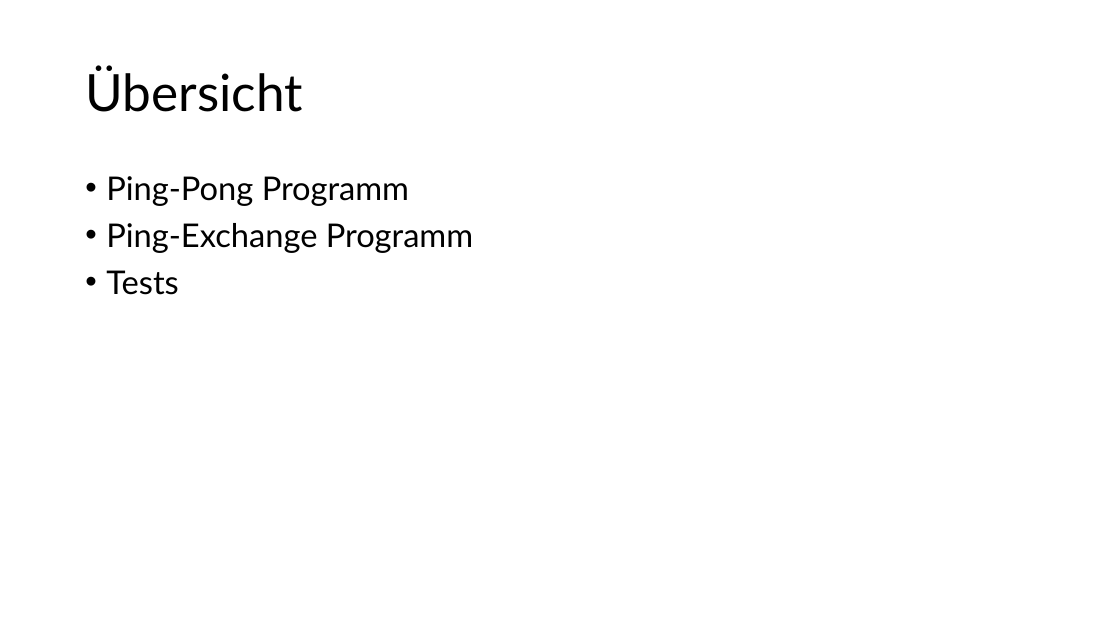
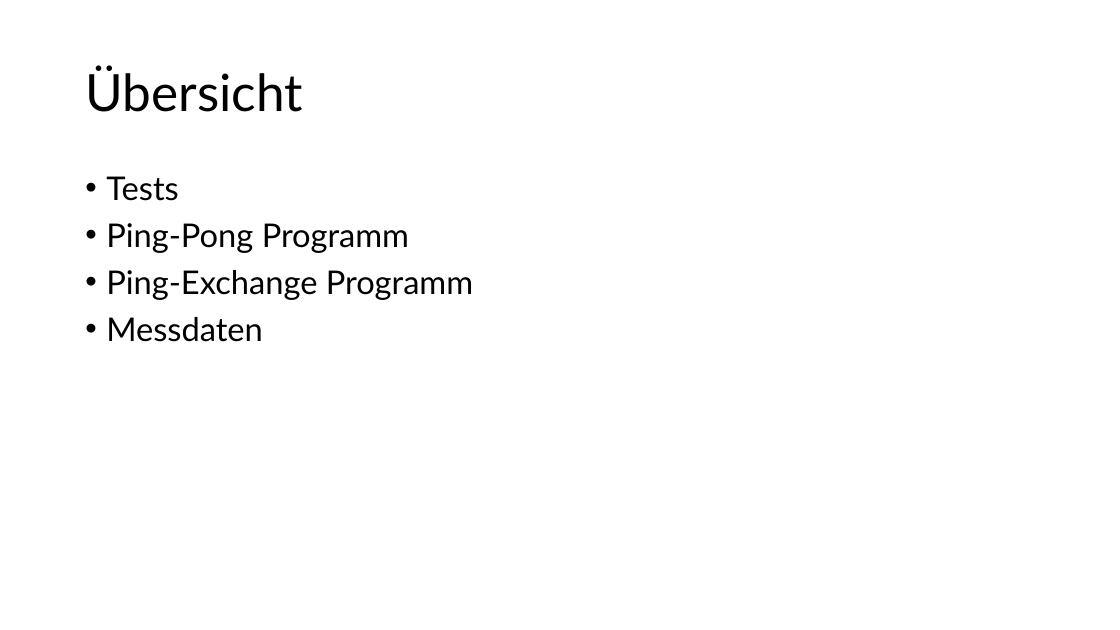
Before and after one commit to Leander-s/komnet, a slide deck: slide 4 of Thema 9.pptx. Drawn at 1120x630 pixels with LibreOffice and Linux fonts; fonts in the diff are those of the drawing. Boxes give left, top, right and bottom in pixels: in the first picture for what was removed or moved away, otherwise in the second. Text is boxed around its words. In the diff, an @@ line names an element or a change of style, - is before the commit and + after.

```diff
--- a/Thema 9.pptx
+++ b/Thema 9.pptx
@@ text at (x1=106, y1=176, x2=178, y2=201): paragraph added @@
+• Tests
@@ text at (x1=106, y1=317, x2=263, y2=342): text changed @@
-• Tests
+• Messdaten
```
Also in this commit, not shown: 4 other slides changed, 3 slides added.
